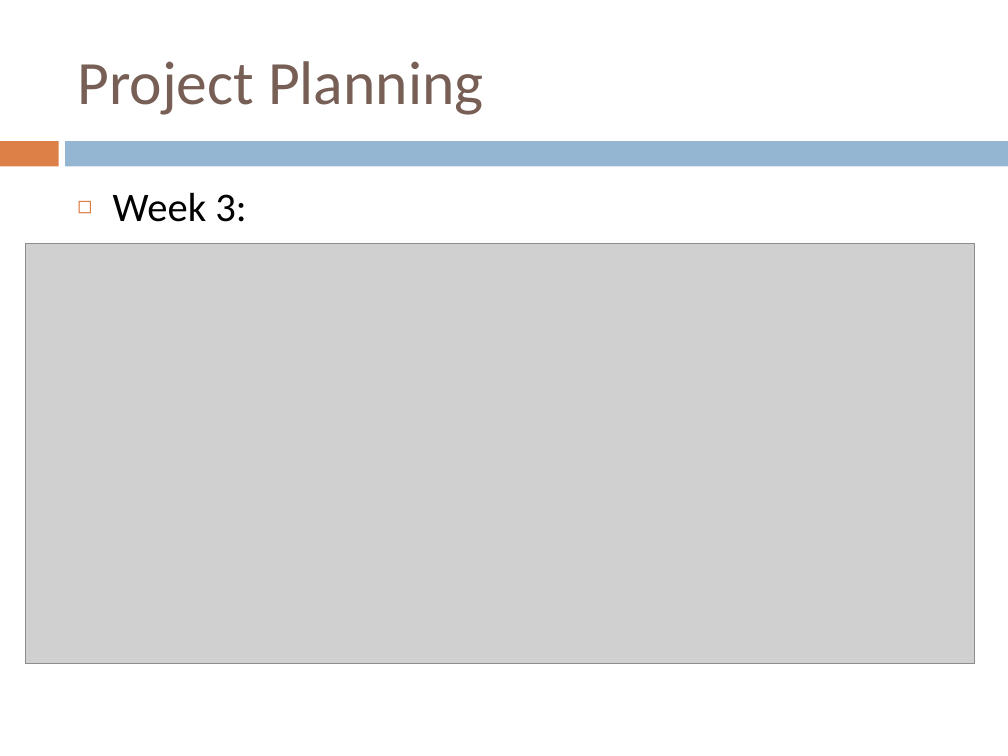
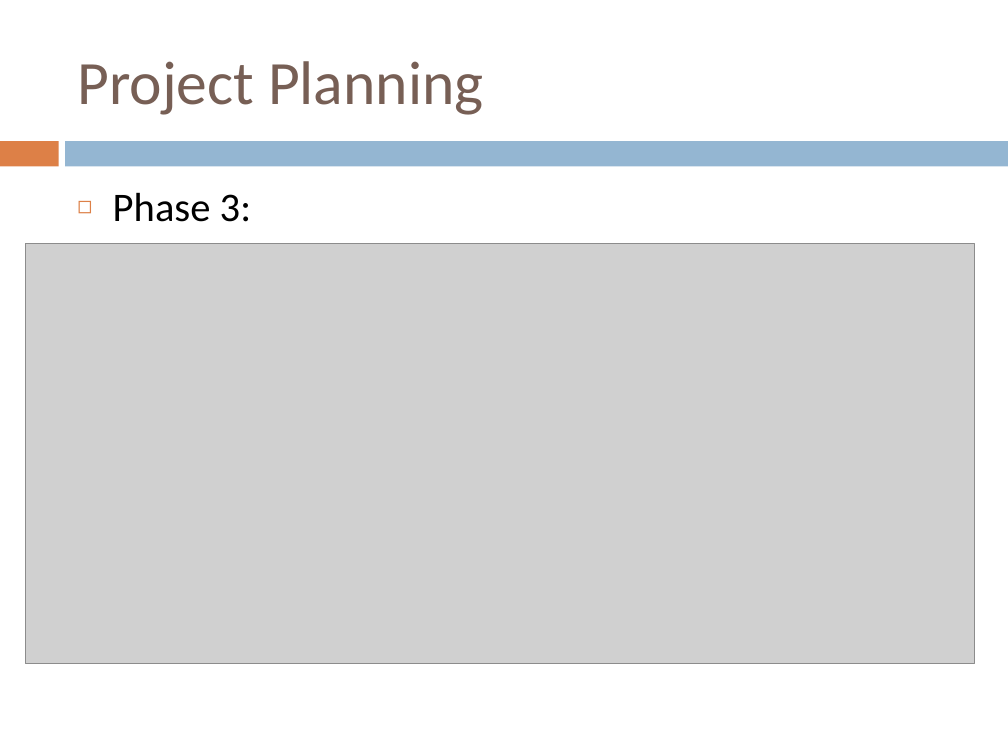
Before and after one commit to ledz1996/Group4Assng, a slide deck: slide 7 of Assn2/CSCI222 a2 presentation.pptx. Drawn at 1008x756 pixels with LibreOffice and Linux fonts; fonts in the diff are those of the drawing; grey boxes stand for pictures. Boxes give left, top, right and bottom in pixels: in the first picture for what was removed or moved away, otherwise in the second. Text is boxed around its words. In the diff, an @@ line names an element or a change of style, - is before the commit and + after.

```diff
--- a/Assn2/CSCI222 a2 presentation.pptx
+++ b/Assn2/CSCI222 a2 presentation.pptx
@@ text at (x1=113, y1=192, x2=251, y2=222): text changed @@
-◻ Week 3:
+◻ Phase 3:
```
Also in this commit, not shown: 7 other slides changed.
